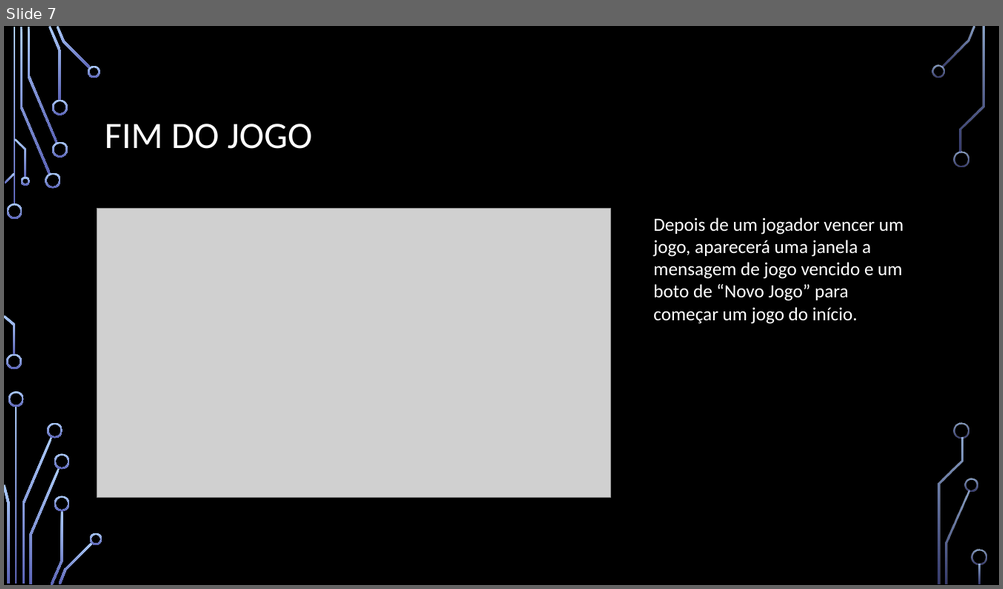
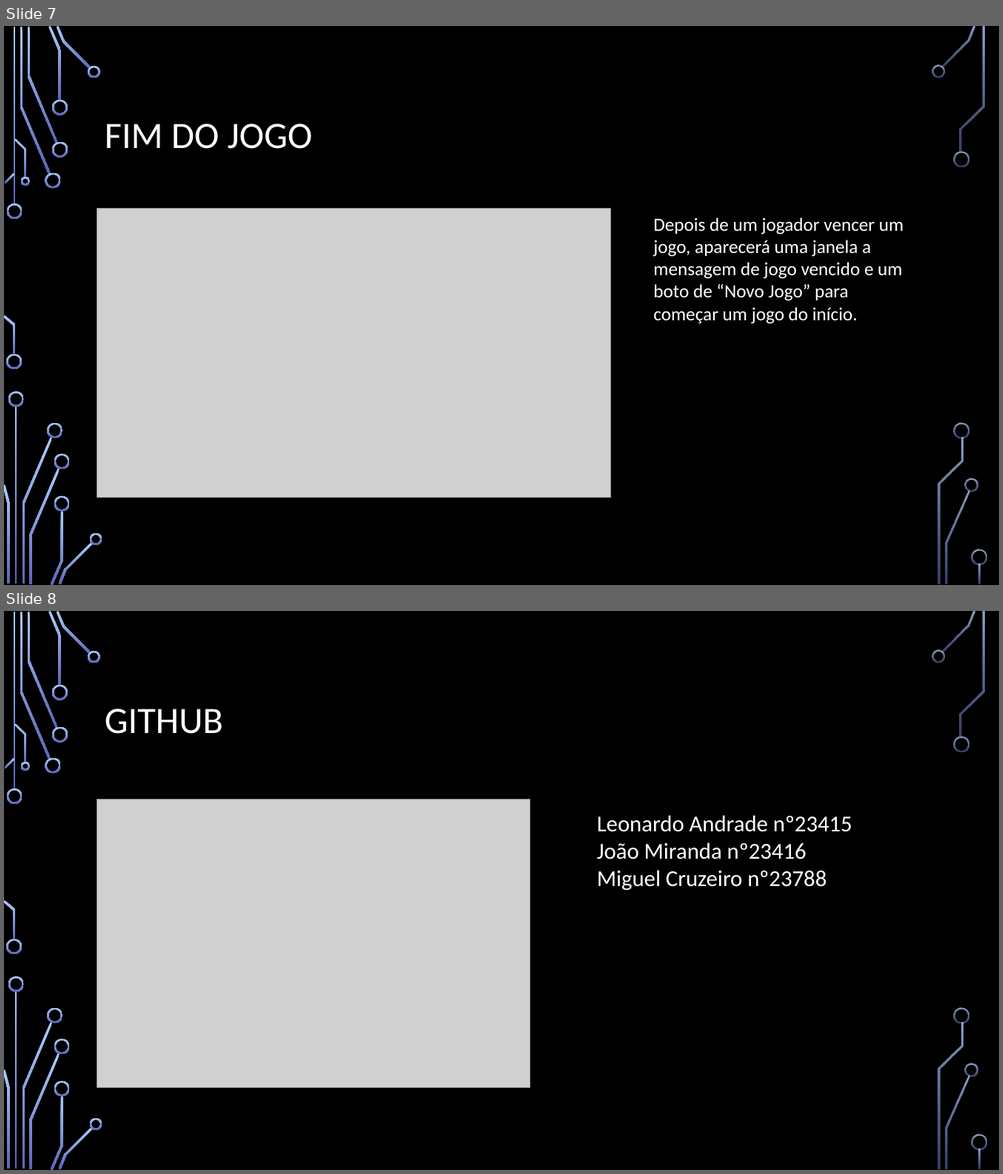
Before and after one commit to MCruzeiro/ChineseCheckers, a slide deck: Chinese Checkers - Apresentação.pptx. Shown one above the other, each under a label of ours: slide 7 before the commit, slides 7 and 8 after it. The pictures are 1003x589 and 1003x1174 pixels, drawn with LibreOffice and Linux fonts; fonts in the diff are those of the drawing; grey boxes stand for pictures; background and template pictures are left out. Boxes give left, top, right and bottom in pixels: in the first picture for what was removed or moved away, otherwise in the second. Text is boxed around its words. In the diff, an @@ line names an element or a change of style, - is before the commit and + after.

Commit message:
Apresentação

```diff
--- a/Chinese Checkers - Apresentação.pptx
+++ b/Chinese Checkers - Apresentação.pptx
@@ slide 8 added at <box>4,611,999,1170</box>, background picture (left out); not listed: 36 template elements that a slide beside it also shows @@
@@ title added at <box>105,709,223,734</box>, 36 pt, text #FFFFFF @@
+GITHUB
@@ picture added at <box>97,799,530,1088</box> @@
@@ text added at <box>597,815,852,891</box>, 22 pt, text #FFFFFF @@
+Leonardo Andrade nº23415
+João Miranda nº23416
+Miguel Cruzeiro nº23788
```
